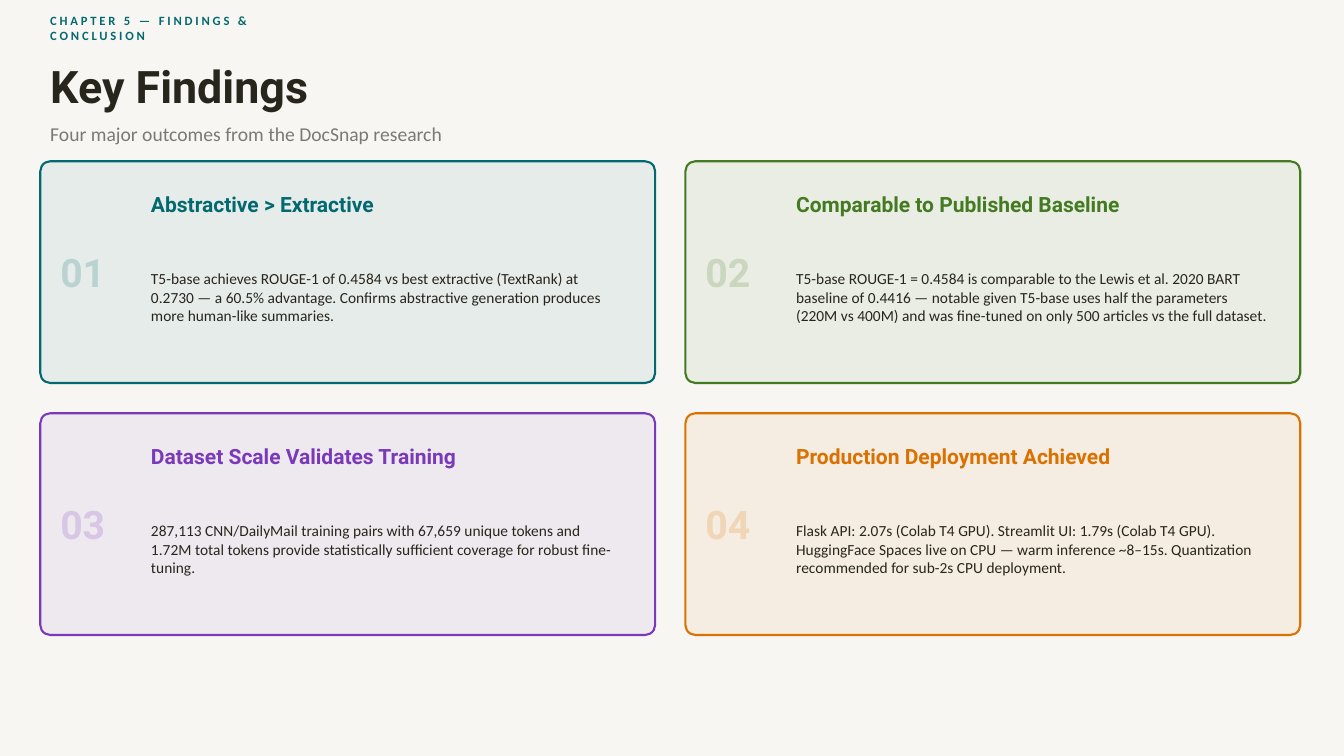
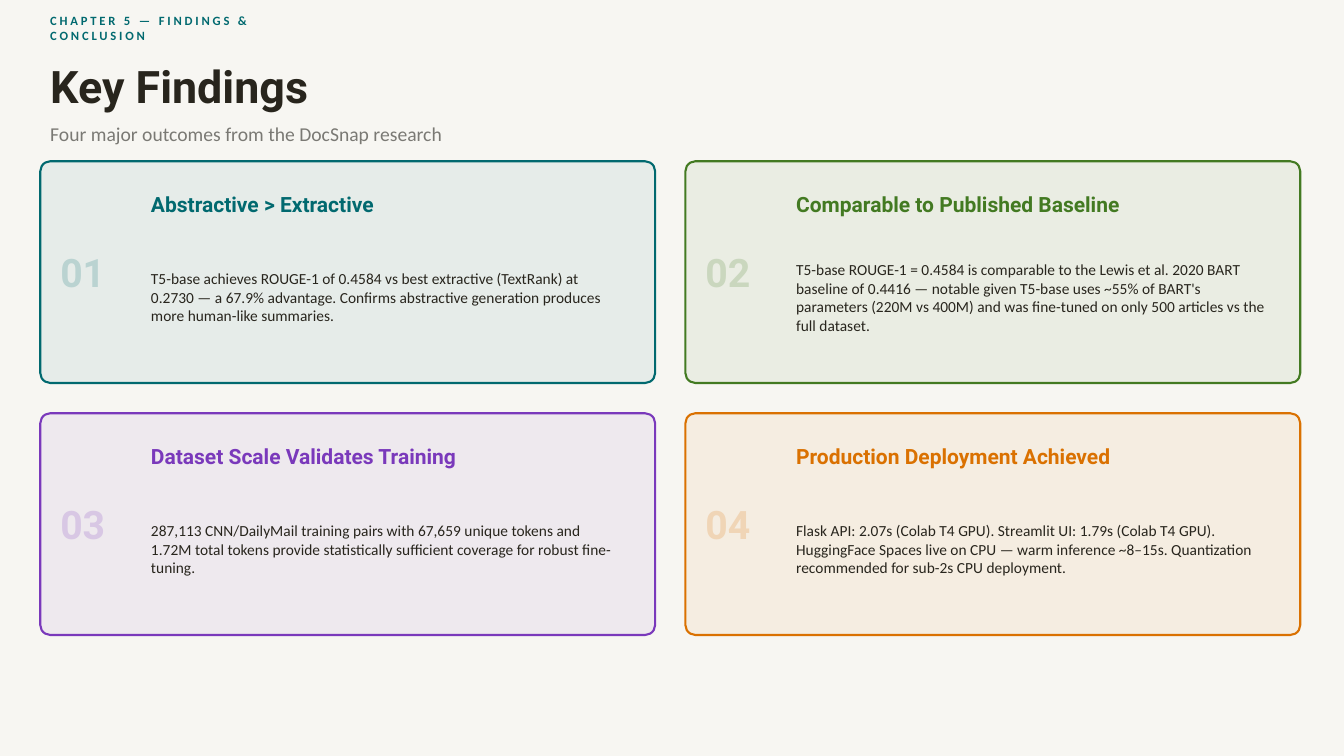
Before and after one commit to CNShivani7/DocSnap-Intelligent-Summarization, a slide deck: slide 15 of DocSnap_Presentation.pptx. Drawn at 1344x756 pixels with LibreOffice and Linux fonts; fonts in the diff are those of the drawing. Boxes give left, top, right and bottom in pixels: in the first picture for what was removed or moved away, otherwise in the second. Text is boxed around its words. In the diff, an @@ line names an element or a change of style, - is before the commit and + after.

Commit message:
Fix factual errors in PPT — all numbers now match real data
- 60.5% abstractive advantage → corrected to 67.9% (=(0.4584-0.2730)/0.2730)
- 68.1% improvement → unified to 67.9% across all slides
- 1,024-token ceiling → corrected to 512-token (verified against actual notebook code)
- 'half the parameters' → '~55% of BART parameters' (220M/400M=55%)
- HuggingFace Spaces now shows both warm (8-15s) and cold start (15-30s) latency
- All numbers now consistent and verified against actual project outputs

```diff
--- a/DocSnap_Presentation.pptx
+++ b/DocSnap_Presentation.pptx
@@ text at [796,264,1264,331]: text changed @@
-T5-base ROUGE-1 = 0.4584 is comparable to the Lewis et al. 2020 BART baseline of 0.4416 — notable given T5-base uses half the parameters (220M vs 400M) and was fine-tuned on only 500 articles vs the full dataset.
+T5-base ROUGE-1 = 0.4584 is comparable to the Lewis et al. 2020 BART baseline of 0.4416 — notable given T5-base uses ~55% of BART's parameters (220M vs 400M) and was fine-tuned on only 500 articles vs the full dataset.
@@ text at [151,273,601,321]: text changed @@
-T5-base achieves ROUGE-1 of 0.4584 vs best extractive (TextRank) at 0.2730 — a 60.5% advantage. Confirms abstractive generation produces more human-like summaries.
+T5-base achieves ROUGE-1 of 0.4584 vs best extractive (TextRank) at 0.2730 — a 67.9% advantage. Confirms abstractive generation produces more human-like summaries.
```
Also in this commit, not shown: 8 other slides changed.
